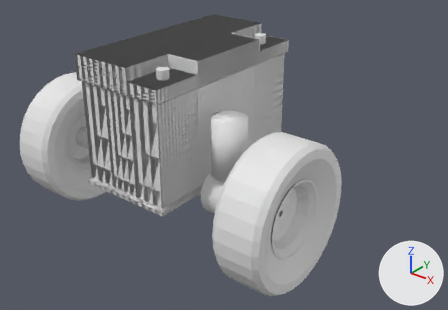
An edit to the Blender file prototype1.blend, drawn before and after from the same camera.
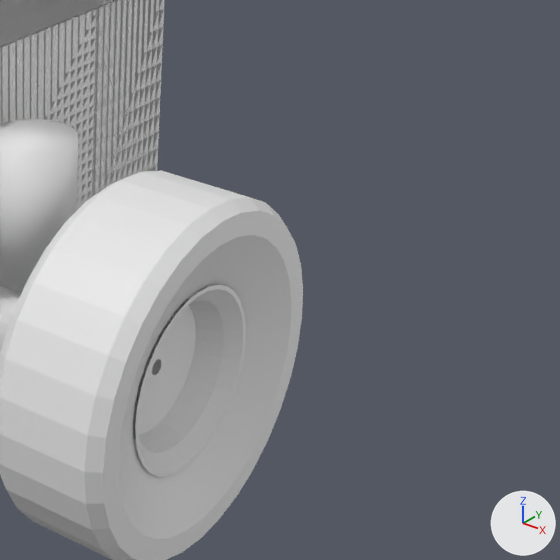
There are two pictures of each version: one whole from a 50 mm lens placed at (525.0, -780.0, 524.0), pointed at (-151.0, 65.0, 0.0), one close up on the part from 48% to 100% of the width and 20% to 95% of the height. Arrows for +X, +Y and +Z are at lower right; the lights stay in place.

In view in the first close-up: 'Окружность', 'Серво.001', 'акб'.
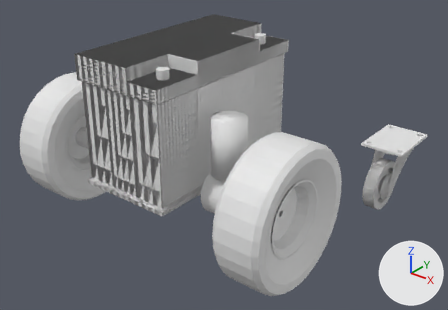
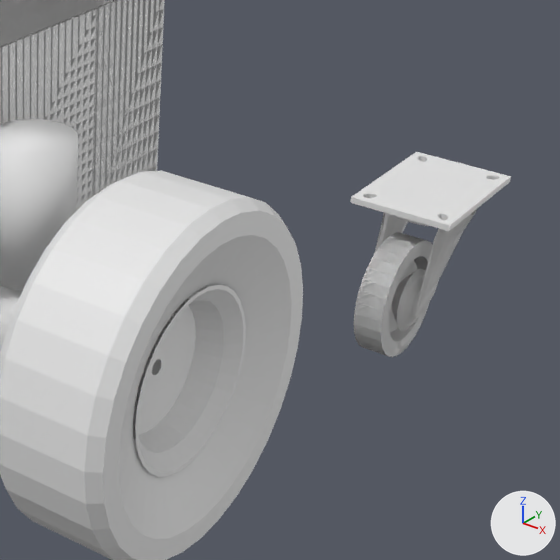
Boxes (x1, y1, x2, y2) around the edits, measured in the close-ups (560 x 560 px):
'колесо малое', added: after (354, 209, 477, 357)
'Площадка', added: after (351, 152, 511, 231)

The edits, one by one:
Mesh me_куб_001 is new.
It has 455 vertices, 156 faces, 8 loose edges and spans x -235.0..235.0, y -201.0..201.0, z -102.0..98.0.
Mesh me_окружность_001 is new.
It has 1930 vertices, 1588 faces and spans x -195.0..69.0, y -252.0..-1.0, z -37.0..37.0.
Object 'Площадка' (ob_площадка) is new; it shows me_куб_001.
Its location is (87.4, 310.4, 13.0).
Its scale is (0.181, 0.3, 0.025).
Object 'колесо малое' (ob_колесо_малое) is new; it shows me_окружность_001.
Its location is (87.6, 310.7, 10.6).
Its rotation in degrees is (90, 0, 90).
Its scale is (0.5, 0.5, 1.0).
